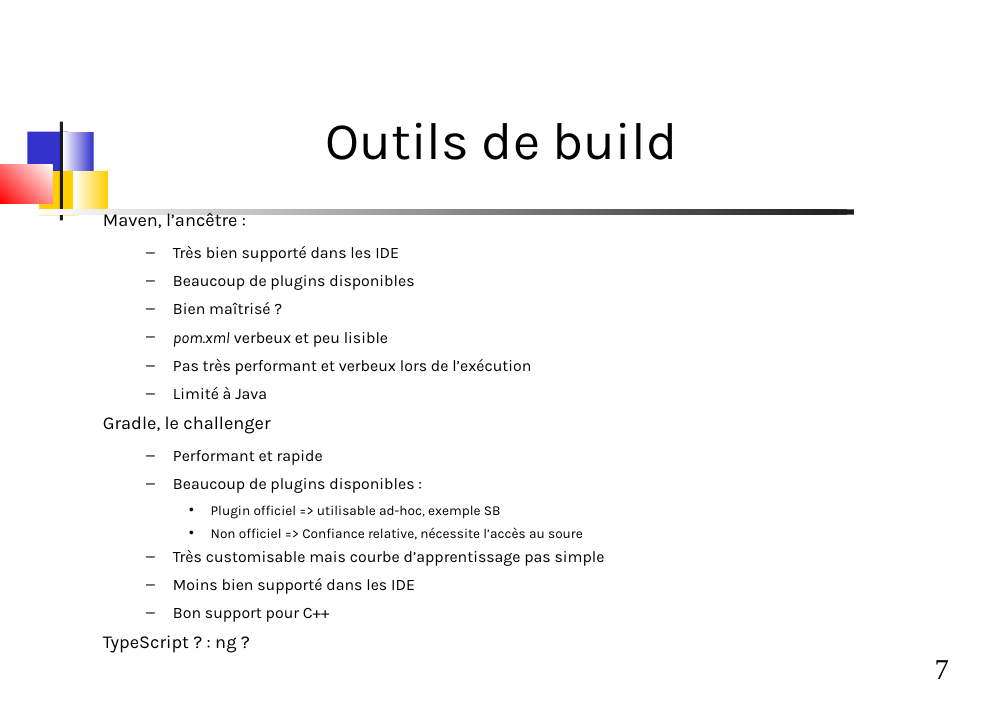
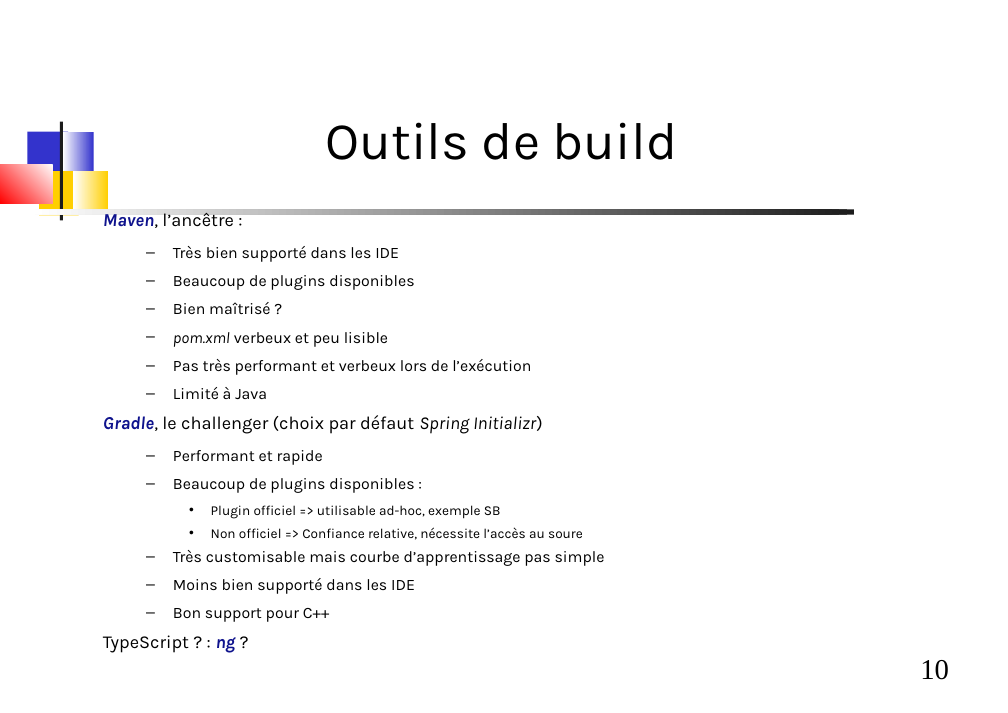
Before and after one commit to dthibau/bceao-cursus, a slide deck: slide 10 of 1_etatdeslieux/EtatDesLieux.odp (slide 7 before the commit). Drawn at 1008x713 pixels with LibreOffice and Linux fonts; fonts in the diff are those of the drawing. Boxes give left, top, right and bottom in pixels: in the first picture for what was removed or moved away, otherwise in the second. Text is boxed around its words. In the diff, an @@ line names an element or a change of style, - is before the commit and + after.

```diff
--- a/1_etatdeslieux/EtatDesLieux.odp
+++ b/1_etatdeslieux/EtatDesLieux.odp
@@ text at [103, 210, 233, 228]: text colour #000000 to #0F138D, bold on, italic on in "Maven,", "ng" @@
@@ text at [103, 415, 543, 434]: text changed @@
-Gradle, le challenger
+Gradle, le challenger (choix par défaut Spring Initializr)
@@ page number at [920, 660, 949, 680]: text changed @@
-7
+10
```
Also in this commit, not shown: 15 other slides changed, 2 slides added, 1 slide removed, 30 other files.
